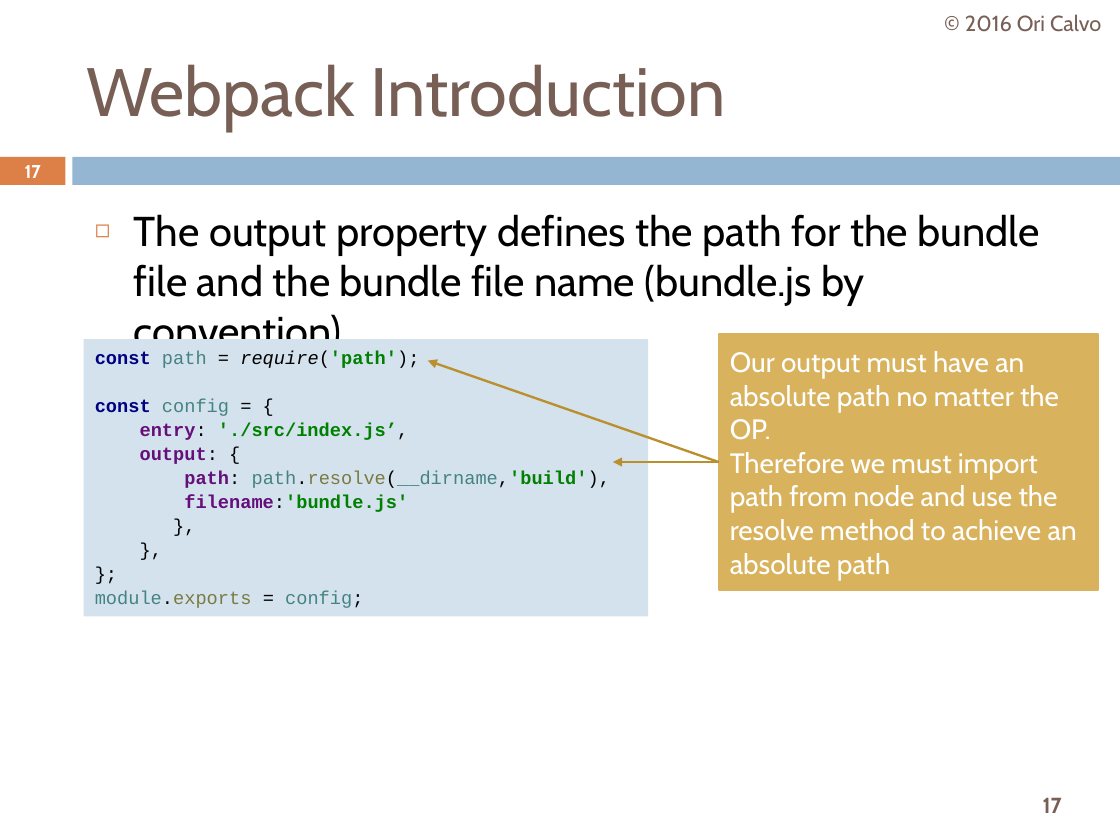
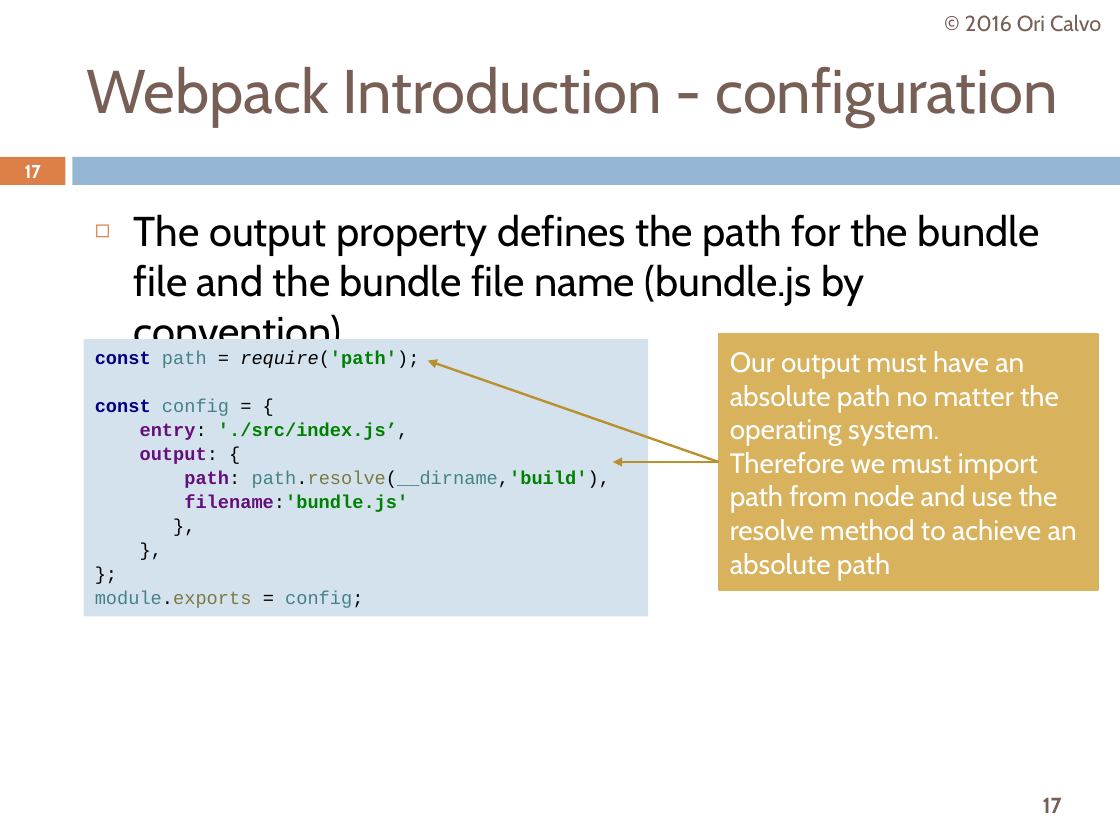
Before and after one commit to oricalvo/course-webpack, a slide deck: slide 17 of Webpack.pptx. Drawn at 1120x840 pixels with LibreOffice and Linux fonts; fonts in the diff are those of the drawing. Boxes give left, top, right and bottom in pixels: in the first picture for what was removed or moved away, otherwise in the second. Text is boxed around its words. In the diff, an @@ line names an element or a change of style, - is before the commit and + after.

```diff
--- a/Webpack.pptx
+++ b/Webpack.pptx
@@ title at [86,67,1058,127]: text changed; size 44 to 39.6 pt @@
-Webpack Introduction
+Webpack Introduction - configuration
@@ text in rectangle at [730,351,1059,446]: text changed @@
-Our output must have an absolute path no matter the OP.
+Our output must have an absolute path no matter the operating system.
```
Also in this commit, not shown: 81 other slides changed, 4 slides added.
